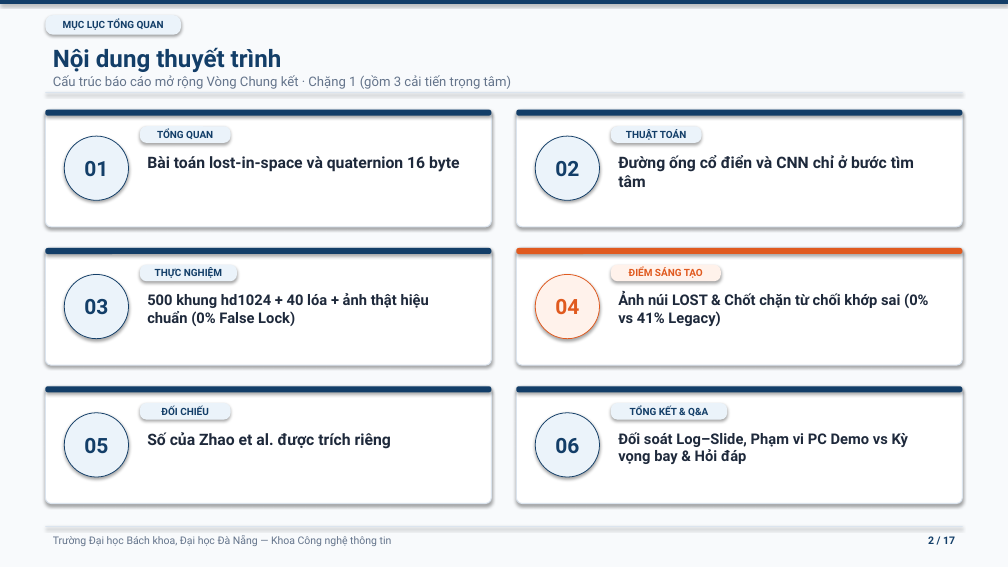
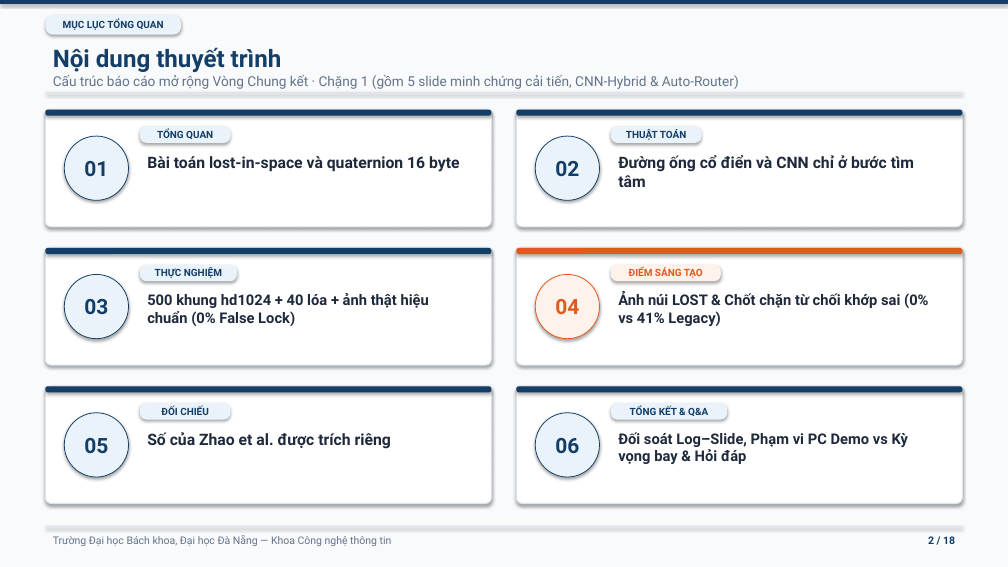
Before and after one commit to hoangtranduchai/star-tracker, a slide deck: slide 2 of AI2026_Portfolio/AI2026_SLIDE_THUYET_TRINH.pptx. Drawn at 1008x567 pixels with LibreOffice and Linux fonts; fonts in the diff are those of the drawing. Boxes give left, top, right and bottom in pixels: in the first picture for what was removed or moved away, otherwise in the second. Text is boxed around its words. In the diff, an @@ line names an element or a change of style, - is before the commit and + after.

Commit message:
feat(stage1): add Auto-Router, BLAS SGEMM 5x-11x speedup, hot-pixel guard (-99.8% FP), stress curves & full doc/slide sync

```diff
--- a/AI2026_Portfolio/AI2026_SLIDE_THUYET_TRINH.pptx
+++ b/AI2026_Portfolio/AI2026_SLIDE_THUYET_TRINH.pptx
@@ text at (53,75,739,89): text changed; size 12.5 to 13 pt @@
-Cấu trúc báo cáo mở rộng Vòng Chung kết · Chặng 1 (gồm 3 cải tiến trọng tâm)
+Cấu trúc báo cáo mở rộng Vòng Chung kết · Chặng 1 (gồm 5 slide minh chứng cải tiến, CNN-Hybrid & Auto-Router)
@@ text at (928,536,955,544): text changed @@
-2 / 17
+2 / 18
```
Also in this commit, not shown: 15 other slides changed, 1 slide added, 25 other files.
